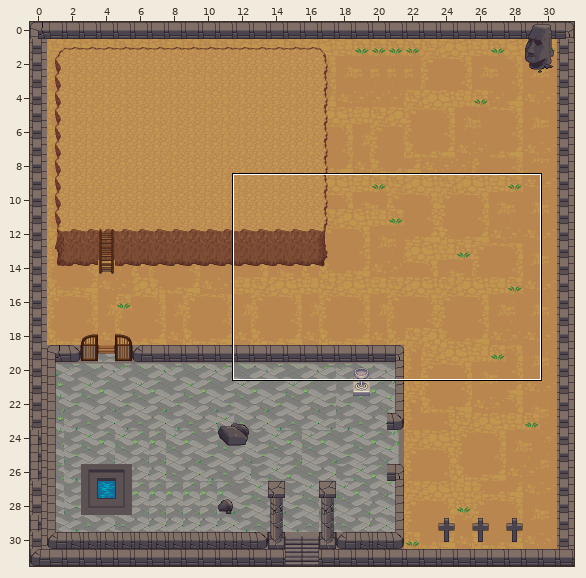
Tiled map -- client/src/main/resources/maps/cave.tmx. The first picture is a wide view before the edit; the outline marks the close-up.
Close-up. The starting point:
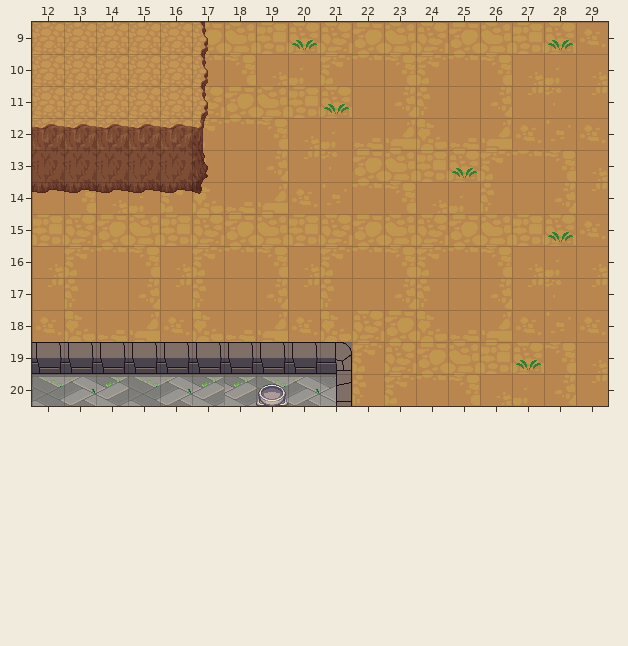
Cells are 32x32 px. Shown: x 12..29, y 9..20. The commit also changed other parts of the map, which this record leaves out.
The same view after the edit:
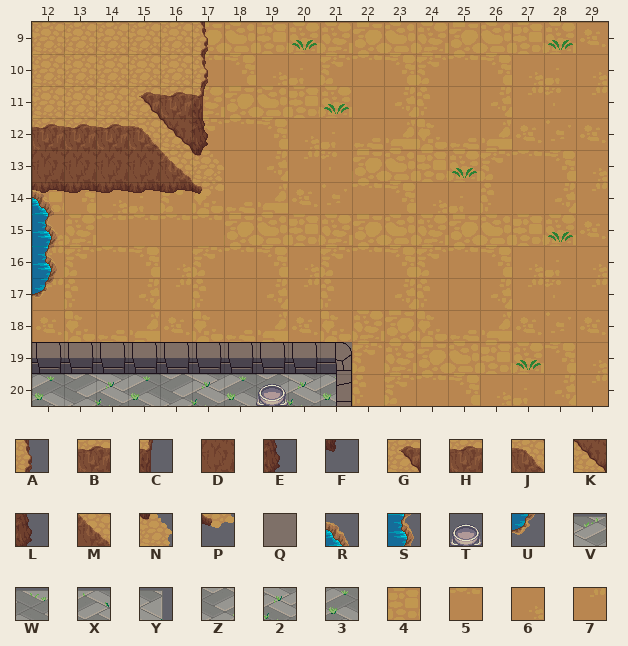
Key: from "terrain_atlas": A 39, B 70, C 71, D 102, E 103, F 135, G 166, H 167, J 198, K 199, L 200, M 231, N 232, P 264, Q 313, R 363, S 395, T 401, U 427, V 481, W 482, X 483, Y 484, Z 513, 2 514, 3 515, 4 651, 5 681, 6 683, 7 715.
_ is an empty cell, . an unchanged one.
Changes in this commit:
--- layer "floor"
@@ x 12..12 @@
-14 5
-15 4
-16 6
+14 4
+15 6
+16 7
@@ x 12..21 @@
-20 QQQQQQQQQQ
+20 3Z23Z23Z23
--- layer "passableOver"
@@ x 15..17 @@
-11 _..
-12 ___
-13 .__
-14 .._
+11 G..
+12 JKL
+13 .MN
+14 ..P
@@ x 12..21 @@
-20 WXVWXVVWXY
+20 __________
--- layer "solid"
@@ x 12..17 @@
-11 ...._A
-12 ...BBC
-13 ....DE
-14 _....F
-15 _.....
-16 _.....
-17 _.....
+11 ....HC
+12 ...___
+13 ....__
+14 R...._
+15 S.....
+16 S.....
+17 U.....
@@ x 19..19 @@
-20 T
+20 _
--- layer "passableUnder"
@@ x 19..19 @@
-20 _
+20 T
